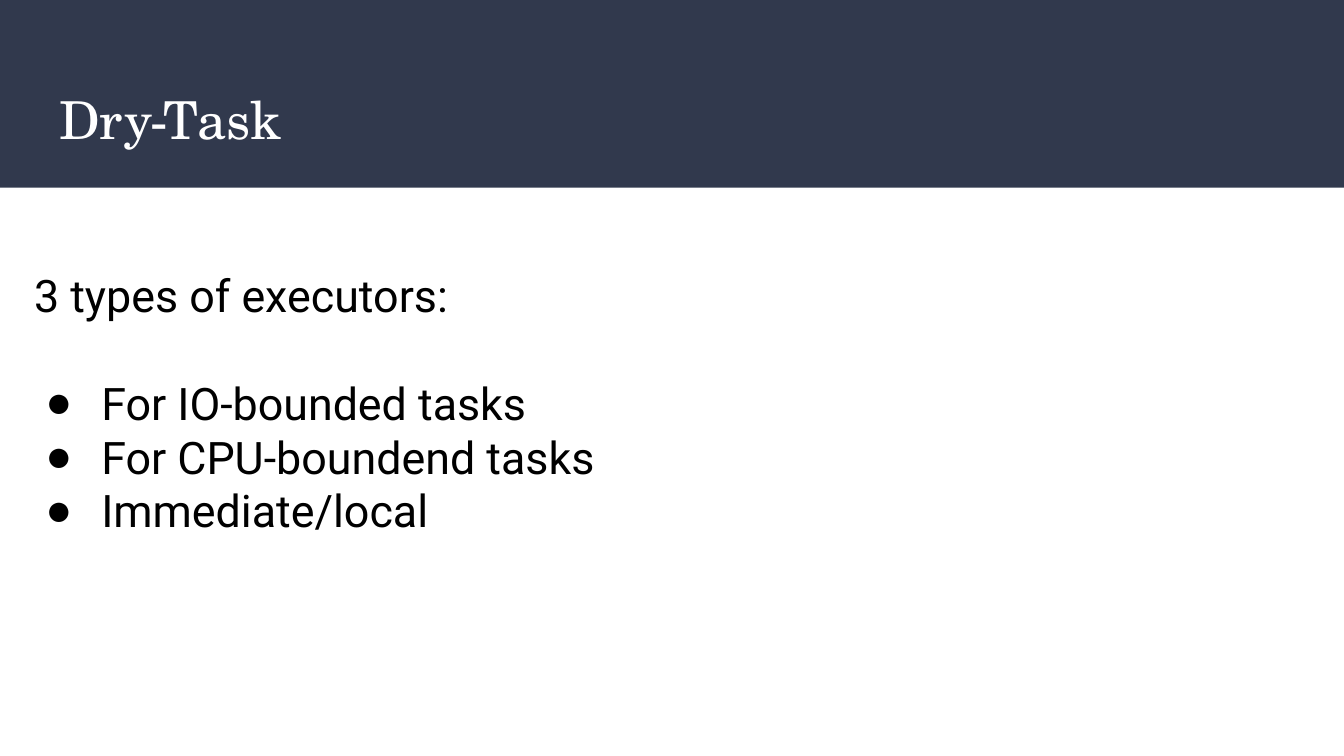
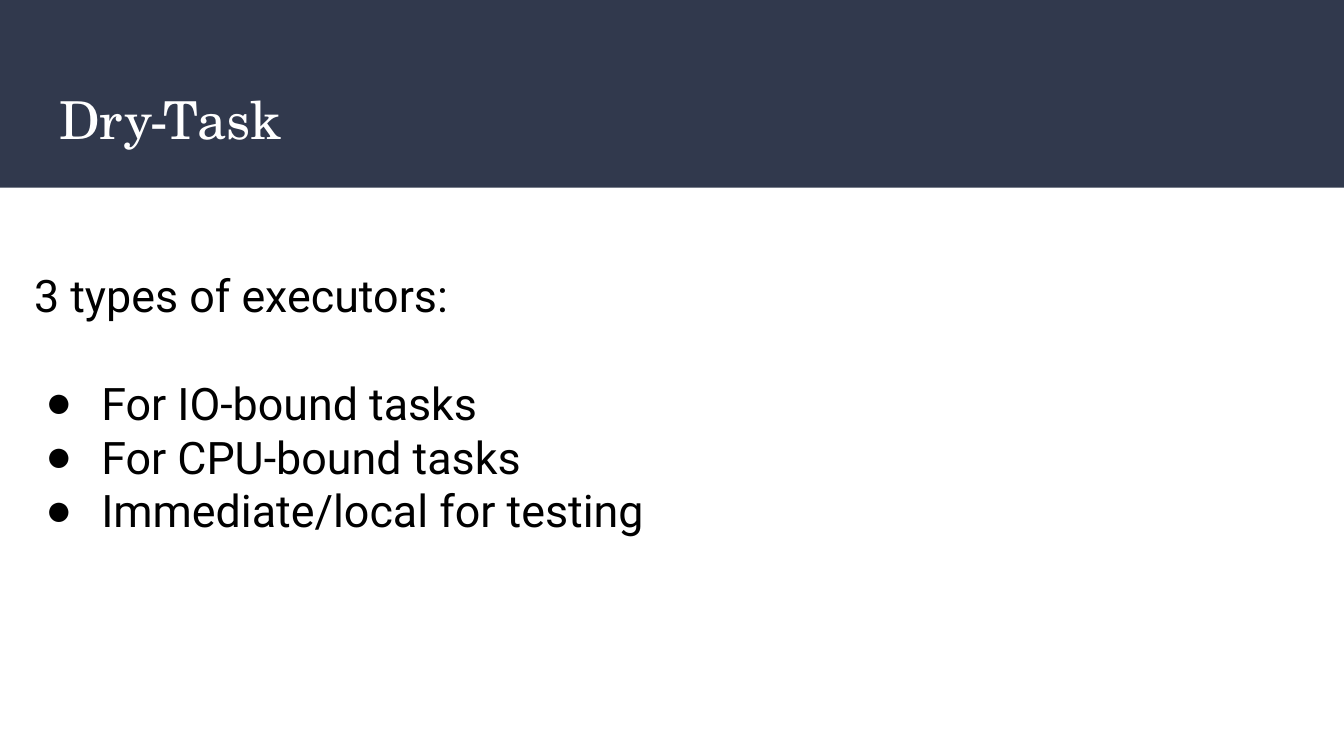
Before and after one commit to timgluz/dryrb_talk, a slide deck: slide 7 of slides/Drygems_in_action.pptx. Drawn at 1344x756 pixels with LibreOffice and Linux fonts; fonts in the diff are those of the drawing. Boxes give left, top, right and bottom in pixels: in the first picture for what was removed or moved away, otherwise in the second. Text is boxed around its words. In the diff, an @@ line names an element or a change of style, - is before the commit and + after.

```diff
--- a/slides/Drygems_in_action.pptx
+++ b/slides/Drygems_in_action.pptx
@@ text at <box>101,386,644,537</box>: text changed @@
-● For IO-bounded tasks
-● For CPU-boundend tasks
-● Immediate/local
+● For IO-bound tasks
+● For CPU-bound tasks
+● Immediate/local for testing
```
Also in this commit, not shown: 2 other slides changed, 3 other files.
